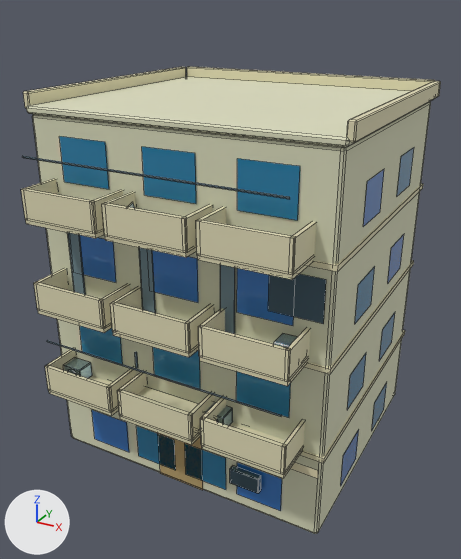
An edit to the Blender file art_source/scenes/submerged_street/v001/component_packages/walkup_apartment/walkup_apartment.blend, drawn before and after from the same camera.
Camera for both pictures: a 50 mm camera at (8.49, -15.73, 13.13) aimed at (0.04, -0.38, 5.45). Lighting does not change. The marker at lower left points along +X, +Y and +Z. The first picture is the older version. Mesh edges are drawn as thin lines.

Script lines for the objects in view, before the commit:
```python
me_walkup_apartment = bpy.data.meshes.new('walkup_apartment')
me_walkup_apartment.from_pydata(...)  # 936 vertices, 682 faces; spans x -4.5..4.5, y -4.49..4.49, z 0.0..10.94
# faces by material slot: [460, 44, 178]
me_walkup_apartment.materials.append(mat_sea_matte)
me_walkup_apartment.materials.append(mat_sea_gloss)
me_walkup_apartment.materials.append(mat_sea_metal)
ob_walkup_apartment = bpy.data.objects.new('walkup_apartment', me_walkup_apartment)
ob_walkup_apartment.location = (0.0, 0.0, 0.0)
```
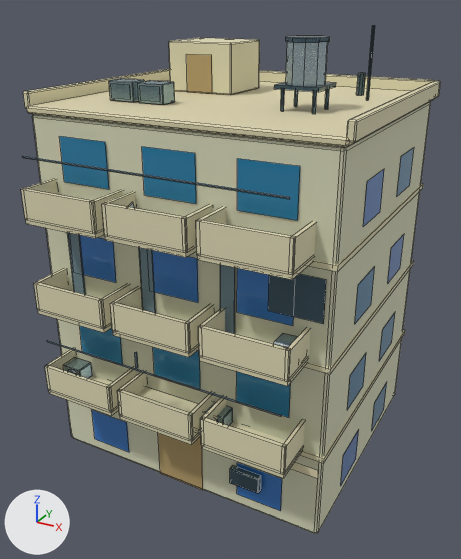
Edits to the bpy script that builds the scene:
```text
Change me_walkup_apartment:
    used by ob_walkup_apartment; location = (0.0, 0.0, 0.0)
    verts and faces of me_walkup_apartment; kept vertices keep their numbers, new ones are numbered from 936
    remove me_walkup_apartment.from_pydata(...)  # 936 vertices, 682 faces; spans x -4.5..4.5, y -4.49..4.49, z 0.0..10.94
    add me_walkup_apartment.from_pydata(...)  # 1118 vertices, 832 faces; spans x -4.5..4.5, y -4.49..4.49, z 0.0..12.5
    me_walkup_apartment part 1: a new loose piece, a box spanning x 1.66..2.81, y -1.11..0.04, z 11.13..11.23, in mat_sea_metal
    me_walkup_apartment part 2: a new loose piece, a 10-sided cylinder along z spanning x 1.74..2.74, y -1.01..-0.06, z 11.22..12.22, in mat_sea_metal
    me_walkup_apartment part 3: a new loose piece, a 10-sided cylinder along z spanning x 1.7..2.78, y -1.05..-0.02, z 12.21..12.31, in mat_sea_metal
    me_walkup_apartment part 4: the loose piece of 24 vertices spanning x -3.73..-3.07, y -3.83..-3.31, z 2.77..3.23 is copied, and the copy is scaled about its middle by (1.22, 1.06, 1.14), then moved by (0.82, 2.17, 7.88); it spans x -2.98..-2.18, y -1.67..-1.12, z 10.62..11.14
    me_walkup_apartment part 5: the loose piece of 24 vertices spanning x -3.73..-3.07, y -3.83..-3.31, z 2.77..3.23 is copied, and the copy is scaled about its middle by (1.22, 1.06, 1.14), then moved by (1.77, 2.17, 7.88); it spans x -2.03..-1.23, y -1.67..-1.12, z 10.62..11.14
    me_walkup_apartment part 6: a new loose piece, an 8-sided cylinder along z spanning x 2.47..2.69, y 2.65..2.87, z 10.6..11.2, in mat_sea_metal
    me_walkup_apartment part 7: a new loose piece, a 5-sided cylinder along z spanning x 3.068..3.131, y 1.808..1.874, z 10.6..12.5, in mat_sea_metal
    me_walkup_apartment part 8: a new loose piece of 24 vertices spanning x -2.68..-0.58, y 0.81..2.61, z 10.62..12.02, in mat_sea_matte
    me_walkup_apartment part 9: the loose piece of 4 vertices spanning x -1.53..-0.18, y -3.34, z 0.4..1.5 is deleted
    me_walkup_apartment part 10: the loose piece of 4 vertices spanning x 0.17..1.52, y -3.34, z 0.4..1.5 is deleted
    me_walkup_apartment part 11
    16 vertices are added at x 1.77..2.7, y -1.0..-0.07, z 10.6
    16 new vertices lie (0.0, 0.0, 0.55) away from vertices in x 1.77..2.7, y -1.0..-0.07, z 10.6
    24 new faces join them, mat_sea_matte
    me_walkup_apartment part 12
    add verts[968] = (-2.89, -1.68, 10.7)  # pixel (111, 97)
    add verts[969] = (-2.89, -1.68, 11.06)  # pixel (110, 83)
    add verts[970] = (-1.94, -1.68, 10.7)  # pixel (140, 99)
    add verts[971] = (-1.94, -1.68, 11.06)  # pixel (139, 85)
    add for new, old in zip([*range(972, 976)], [*range(968, 972)]): verts[new] = verts[old] + (0.62, 0.0, 0.0)
    add faces += [(968, 972, 973, 969), (970, 974, 975, 971)]  # mat_sea_metal
    me_walkup_apartment part 13
    add verts[976] = (-2.06, 0.8, 10.62)  # pixel (187, 91)
    add verts[977] = (-1.21, 0.8, 10.62)  # pixel (212, 93)
    add verts[978] = (-1.21, 0.8, 11.67)  # pixel (211, 55)
    add verts[979] = (-2.06, 0.8, 11.67)  # pixel (186, 54)
    add faces += [(976, 977, 978, 979)]  # mat_sea_matte
    me_walkup_apartment part 14: 26 kept faces spanning x -4.39..4.39, y -3.39..4.36, z 10.4..10.6 get new texture (UV) coordinates
```

Changed parts and their boxes (x1, y1, x2, y2) in the pictures (461 x 559 px):
'walkup_apartment', reshaped (9% taller)
    before: (21, 66, 441, 534)
    after: (21, 25, 441, 534)
part 1 of me_walkup_apartment, added
    after: (274, 82, 336, 92)
part 2 of me_walkup_apartment, added
    after: (286, 41, 328, 86)
part 3 of me_walkup_apartment, added
    after: (286, 35, 330, 42)
part 4 of me_walkup_apartment, added
    after: (109, 78, 144, 102)
part 5 of me_walkup_apartment, added
    after: (138, 80, 175, 105)
part 6 of me_walkup_apartment, added
    after: (356, 73, 366, 95)
part 7 of me_walkup_apartment, added
    after: (366, 25, 375, 100)
part 8 of me_walkup_apartment, added (beige)
    after: (169, 38, 260, 95)
part 9 of me_walkup_apartment, deleted (blue)
    before: (136, 426, 176, 470)
part 10 of me_walkup_apartment, deleted (blue)
    before: (185, 444, 226, 490)
part 11 of me_walkup_apartment, added
    after: (281, 89, 329, 114)
part 12 of me_walkup_apartment, added
    after: (111, 84, 160, 101)
part 13 of me_walkup_apartment, added (brown)
    after: (186, 54, 212, 93)
part 14 of me_walkup_apartment, surface changed
    both: (27, 80, 408, 146)
